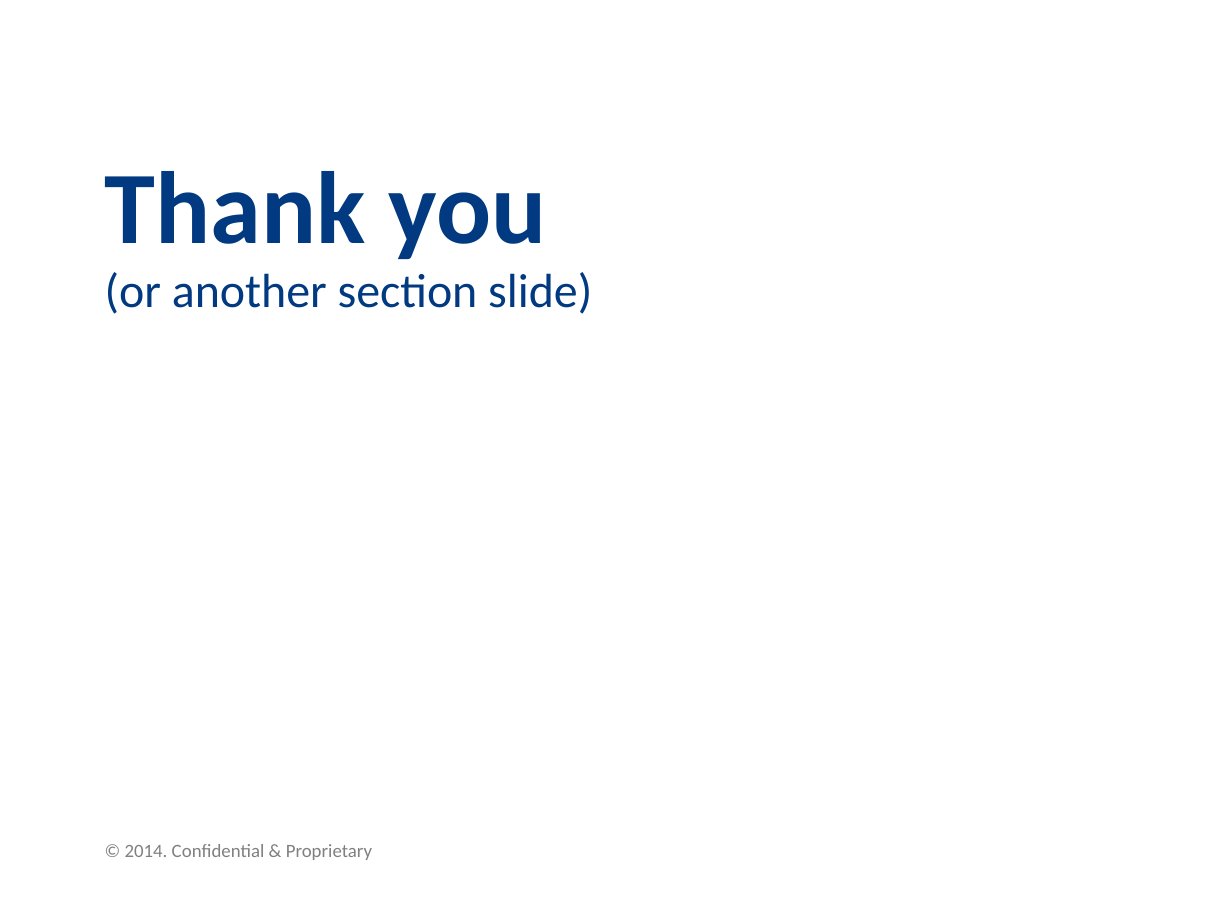
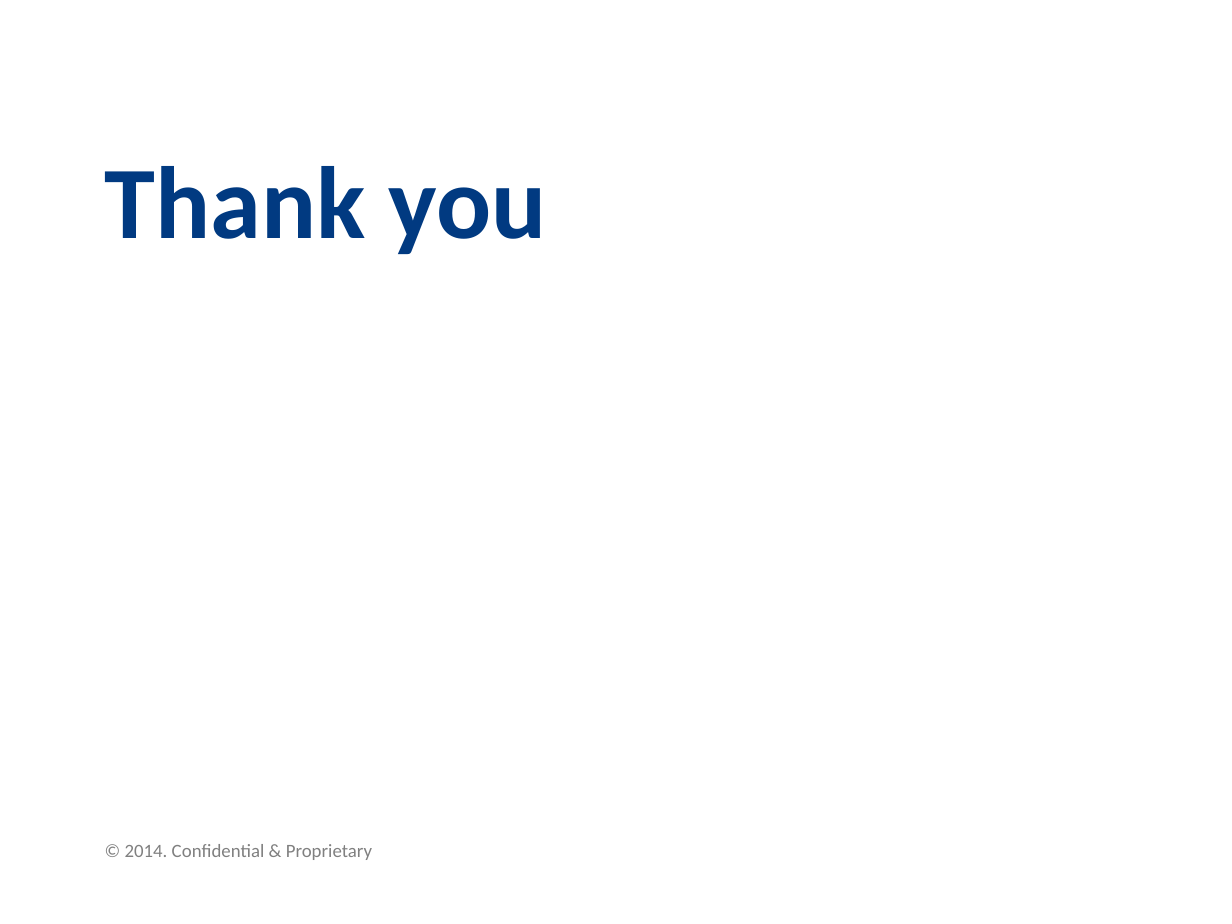
Before and after one commit to INRIX-Iurii-Okhmat/BrownBags, a slide deck: slide 29 of Presentation/Asynchronous Android.pptx (slide 38 before the commit). Drawn at 1232x924 pixels with LibreOffice and Linux fonts; fonts in the diff are those of the drawing; background and template pictures are left out. Boxes give left, top, right and bottom in pixels: in the first picture for what was removed or moved away, otherwise in the second. Text is boxed around its words. In the diff, an @@ line names an element or a change of style, - is before the commit and + after.

```diff
--- a/Presentation/Asynchronous Android.pptx
+++ b/Presentation/Asynchronous Android.pptx
@@ title at (105,166,547,254): text changed; size 28 to 60 pt; bold on @@
-Thank you
-(or another section slide)
+Thank you
```
Also in this commit, not shown: 12 other slides changed, 3 slides added, 12 slides removed, 1 other file.
